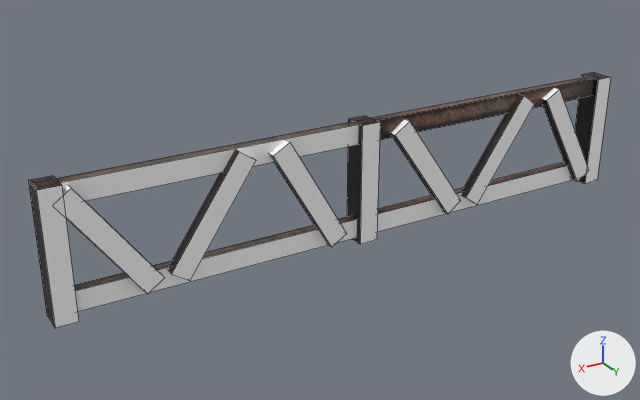
The FBX model Assets/Meshes/Enviro/SilentHill/Slap_SH_PlateformAdd_01.fbx, before and after one commit.
Before and after are seen from a 50 mm lens placed at (2.484, 2.197, 0.851), pointed at (1.155, -0.018, -0.257). Arrows for +X, +Y and +Z are at lower right; the lights stay in place. The picture after the commit comes second. Mesh edges are drawn as thin lines. Where no turn or scale is listed for an object, it has been applied to the vertices.

Script lines for the objects in view, before the commit:
```python
mat_material = principled_material('Material')
mat_material.texture = img_d09_0_png
me_slap_sh_plateformadd_01_002 = bpy.data.meshes.new('Slap_SH_PlateformAdd_01.002')
me_slap_sh_plateformadd_01_002.from_pydata(...)  # 96 vertices, 74 faces; spans x 0.0..2.04, y 0.0..0.08, z -0.4..0.0
me_slap_sh_plateformadd_01_002.materials.append(mat_material)  # picture img_d09_0_png
# before: 24 (0.64, 0.05, -0.33), 26 (0.59, 0.05, -0.36), 29 (0.66, 0.05, -0.33), 31 (0.71, 0.05, -0.37), 68 (0.64, 0.08, -0.33) at pixel (466, 197)
# before: 70 (0.59, 0.08, -0.36) at pixel (477, 204), 73 (0.66, 0.08, -0.33) at pixel (460, 200), 75 (0.71, 0.08, -0.37) at pixel (447, 214)
# before: 36 (1.7, 0.05, -0.33), 38 (1.65, 0.05, -0.36), 41 (1.72, 0.05, -0.33), 43 (1.78, 0.05, -0.37), 80 (1.7, 0.08, -0.33) at pixel (171, 274)
# before: 82 (1.65, 0.08, -0.36) at pixel (190, 280), 85 (1.72, 0.08, -0.33) at pixel (164, 277), 87 (1.78, 0.08, -0.37) at pixel (147, 294), 89 (1.97, 0.01, -0.4), 91 (2.04, 0.01, -0.4) at pixel (46, 314)
# before: 93 (1.97, 0.08, -0.4) at pixel (78, 321), 95 (2.04, 0.08, -0.4) at pixel (55, 328)
ob_slap_sh_plateformadd_01 = bpy.data.objects.new('Slap_SH_PlateformAdd_01', me_slap_sh_plateformadd_01_002)
ob_slap_sh_plateformadd_01.location = (0.0, 0.0, 0.0)
```
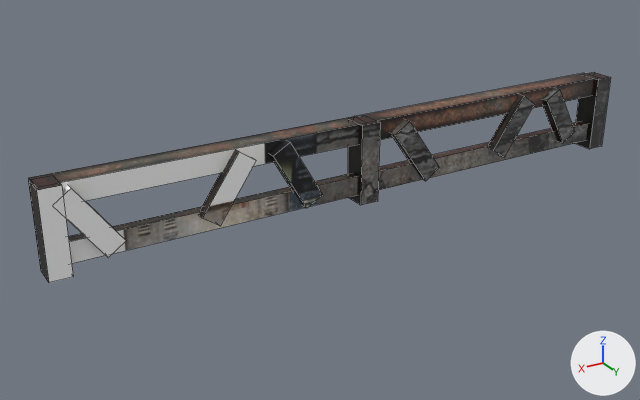
Edits to the bpy script that builds the scene:
```text
Add img_t_silhenthill_01_png:
    img_t_silhenthill_01_png = load_image('T_SilhentHill_01.png', 'T_SilhentHill_01.png', 512, 512, 'sRGB')
Change mat_material:
    mat_material.texture: img_d09_0_png -> img_t_silhenthill_01_png
Change me_slap_sh_plateformadd_01_002:
    used by ob_slap_sh_plateformadd_01; location = (0.0, 0.0, 0.0)
    verts and faces of me_slap_sh_plateformadd_01_002; kept vertices keep their numbers, new ones are numbered from 96
    remove me_slap_sh_plateformadd_01_002.from_pydata(...)  # 96 vertices, 74 faces; spans x 0.0..2.04, y 0.0..0.08, z -0.4..0.0
    add me_slap_sh_plateformadd_01_002.from_pydata(...)  # 96 vertices, 68 faces; spans x 0.0..2.04, y -0.02..0.08, z -0.26..0.0
    me_slap_sh_plateformadd_01_002 part 1: the loose piece of 12 vertices spanning x 0.03..2.03, y 0.03..0.06, z -0.38..-0.32 is moved by (0.0, 0.0, 0.15)
    me_slap_sh_plateformadd_01_002 part 2
    2 faces are deleted
    8 vertices in x 0.0..1.06, y 0.0..0.08, z -0.4 move by (0.0, 0.0, 0.14)
    6 vertices in x 0.03..2.03, y 0.03, z -0.06..0.0 move by (0.0, -0.05, 0.0)
    4 vertices in x 0.06..1.17, y 0.05..0.08, z -0.38..-0.34 move by (0.09, 0.0, 0.16)
    4 vertices move from x 0.11..1.12, y 0.05..0.08, z -0.38..-0.34 to x 0.21..1.21, y 0.05..0.08, z -0.21..-0.19
    me_slap_sh_plateformadd_01_002 part 3
    add delete_faces([(24, 26, 70, 68), (29, 73, 75, 31)])
    add verts[24] = (0.54, 0.05, -0.17)  # moved
    add verts[68] = (0.54, 0.08, -0.17)  # moved, pixel (493, 150)
    add verts[26] = (0.48, 0.05, -0.21)  # moved
    add verts[70] = (0.48, 0.08, -0.21)  # moved, pixel (504, 157)
    add verts[29] = (0.76, 0.05, -0.19)  # moved
    add verts[73] = (0.76, 0.08, -0.19)  # moved, pixel (439, 167)
    add verts[31] = (0.82, 0.05, -0.23)  # moved
    add verts[75] = (0.82, 0.08, -0.23)  # moved, pixel (425, 181)
    me_slap_sh_plateformadd_01_002 part 4
    add delete_faces([(36, 38, 82, 80), (41, 85, 87, 43)])
    add for i in [89, 91, 93, 95]: verts[i] += (0.0, 0.0, 0.14)
    add for i in [36, 38, 80, 82]: verts[i] += (-0.1, 0.0, 0.15)
    add for i in [41, 43, 85, 87]: verts[i] += (0.1, 0.0, 0.14)
```

Changed parts and their boxes [x1, y1, x2, y2] in the pictures (640 x 400 px; the box of a moved part takes in the faces that stretch with it):
'Slap_SH_PlateformAdd_01', surface changed, reshaped (18% shorter)
    before: [28, 72, 611, 328]
    after: [28, 72, 611, 283]
part 1 of me_slap_sh_plateformadd_01_002, moved or reshaped
    before: [74, 162, 572, 311]
    after: [68, 122, 588, 263]
part 2 of me_slap_sh_plateformadd_01_002, moved or reshaped
    before: [56, 75, 611, 247]
    after: [29, 73, 611, 208]
part 3 of me_slap_sh_plateformadd_01_002, cut back
    before: [391, 94, 535, 214]
    after: [391, 94, 535, 181]
part 4 of me_slap_sh_plateformadd_01_002, cut back
    before: [28, 149, 256, 328]
    after: [28, 149, 256, 283]
